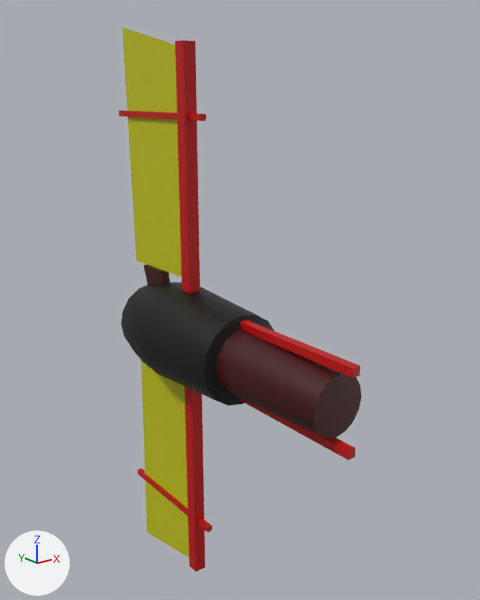
The glTF model ships/hull-parts/models/dual_tailfin.glb, before and after one commit.
The view is the same before and after, from a camera (50 mm lens) standing at (-10.83, -10.16, 7.16) and looking at (0.71, 4.27, 1.38). Every picture has the same lights, and +X, +Y and +Z are marked at lower left. The first picture is the older version. Where no turn or scale is listed for an object, it has been applied to the vertices. Vertices at exactly the same position are counted once.
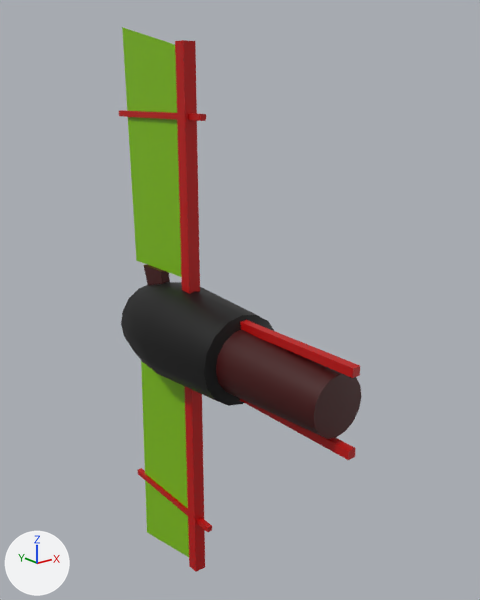
Location of each change, [x1, y1, x2, y2] in pixels of the pictures (480 x 600 px):
part 1 of me_plane_001, recoloured (yellow to green): [122, 27, 182, 277] in both
part 2 of me_plane_002, recoloured (yellow to green): [141, 361, 189, 557] in both

The change, as a diff of the scene's bpy script:
```diff
--- a/ships/hull-parts/models/dual_tailfin.glb.py
+++ b/ships/hull-parts/models/dual_tailfin.glb.py
@@ me_plane_001 @@
 me_plane_001.from_pydata(...)  # 4 vertices, 2 faces; spans x 0.0, y -1.51..1.7, z -1.51..5.74
 # used by ob_plane; location = (0.0, 7.42, 3.28)
+# me_plane_001 part 1: 2 faces centred in x 0.0, y -0.5..0.57, z 0.67..3.09 are repainted in the vertex colours; the middle colour goes from yellow #bfbf00 to green #7fbf00
 me_plane_001.materials.append(mat_defaultmaterial_003)
@@ me_plane_002 @@
 me_plane_002.from_pydata(...)  # 4 vertices, 2 faces; spans x 0.0, y -1.51..1.7, z -5.74..1.51
 # used by ob_plane_001; location = (0.0, 7.42, -3.28)
+# me_plane_002 part 2: 2 faces centred in x 0.0, y -0.5..0.57, z -3.09..-0.67 are repainted in the vertex colours; the middle colour goes from yellow #bfbf00 to green #7fbf00
 me_plane_002.materials.append(mat_defaultmaterial_007)
```
